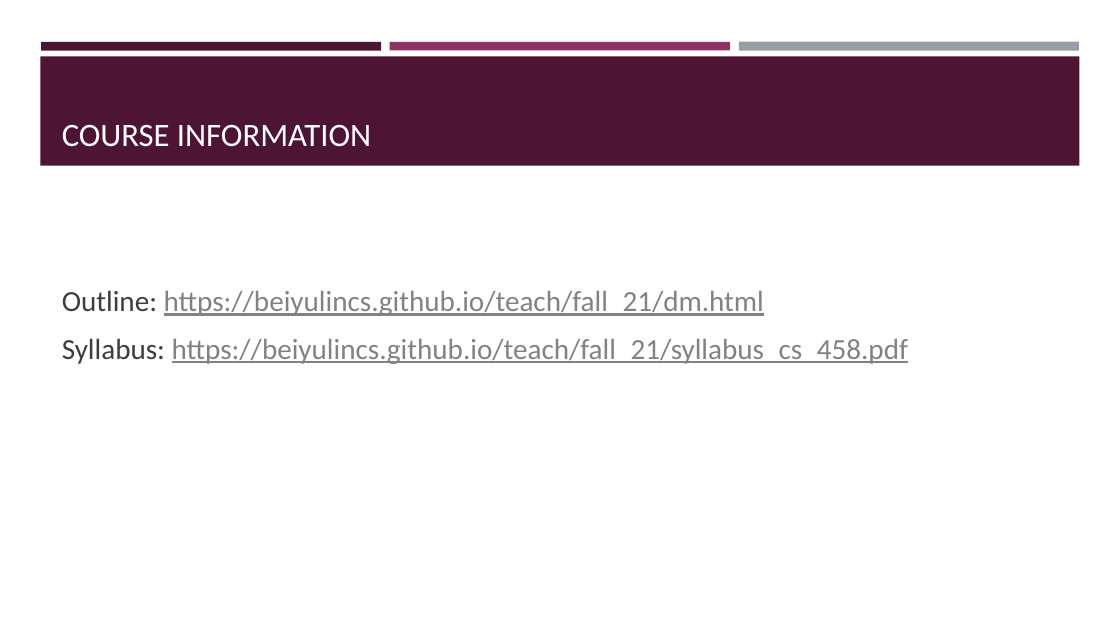
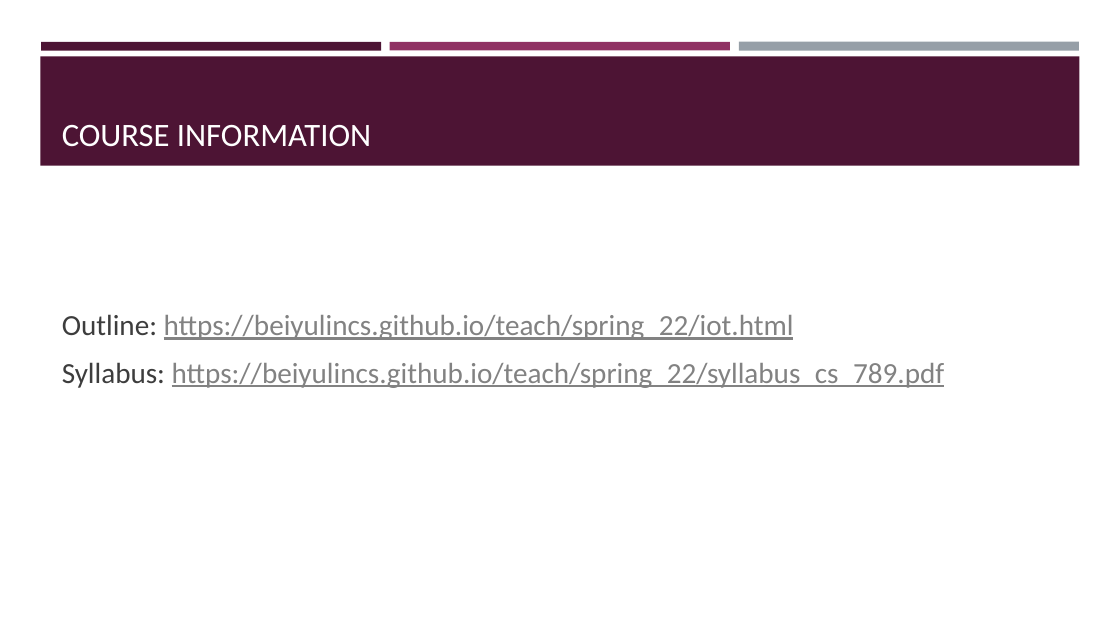
Before and after one commit to BeiyuLinCS/beiyulin.github.io, a slide deck: slide 2 of teach/fall_21/slides/ds_1.pptx. Drawn at 1120x630 pixels with LibreOffice and Linux fonts; fonts in the diff are those of the drawing. Boxes give left, top, right and bottom in pixels: in the first picture for what was removed or moved away, otherwise in the second. Text is boxed around its words. In the diff, an @@ line names an element or a change of style, - is before the commit and + after.

```diff
--- a/teach/fall_21/slides/ds_1.pptx
+++ b/teach/fall_21/slides/ds_1.pptx
@@ text at box(62, 314, 945, 388): text changed @@
-Outline: https://beiyulincs.github.io/teach/fall_21/dm.html
-Syllabus: https://beiyulincs.github.io/teach/fall_21/syllabus_cs_458.pdf
+Outline: https://beiyulincs.github.io/teach/spring_22/iot.html
+Syllabus: https://beiyulincs.github.io/teach/spring_22/syllabus_cs_789.pdf
```
Also in this commit, not shown: 3 other slides changed, 3 other files.
